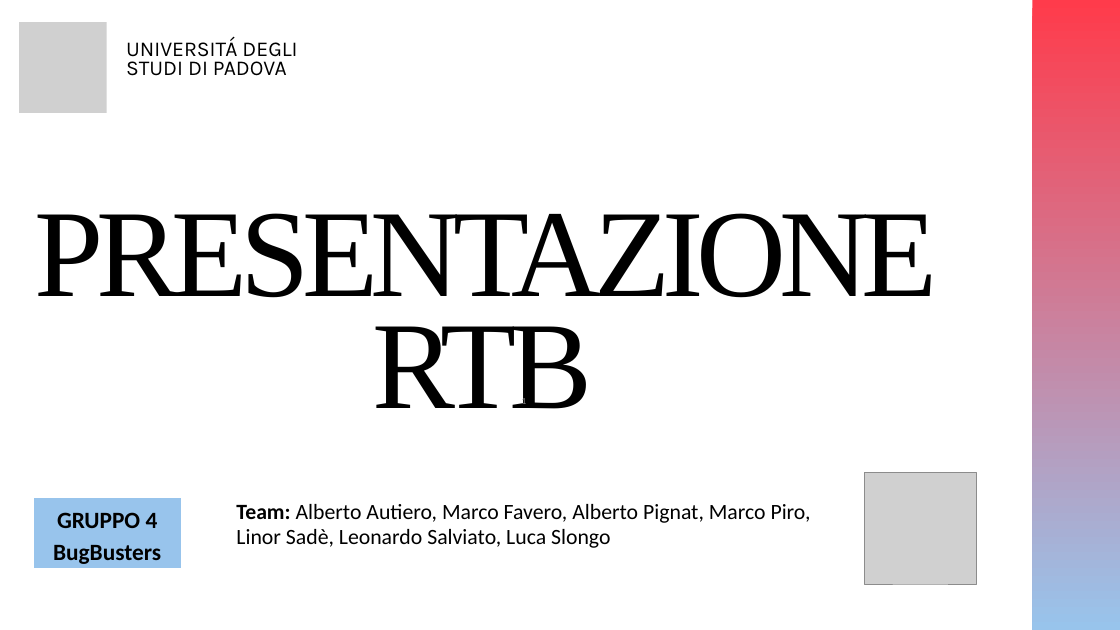
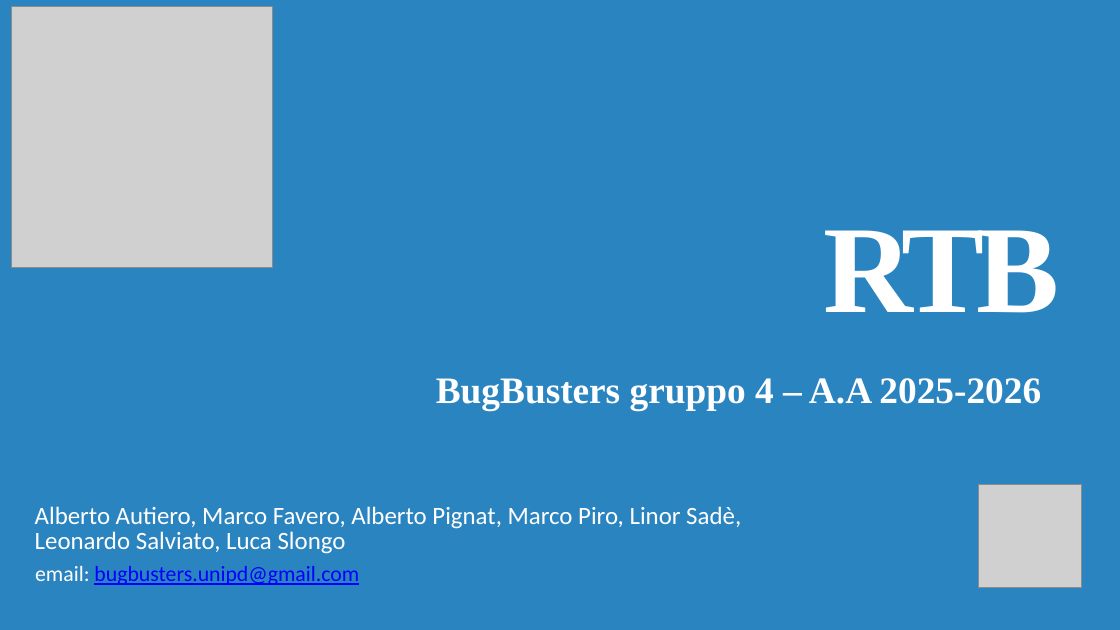
Before and after one commit to BugBustersUnipd/DocumentazioneSWE, a slide deck: slide 1 of RTB/PRESENTAZIONE RTB/Presentazione RTB.pptx. Drawn at 1120x630 pixels with LibreOffice and Linux fonts; fonts in the diff are those of the drawing; grey boxes stand for pictures. Boxes give left, top, right and bottom in pixels: in the first picture for what was removed or moved away, otherwise in the second. Text is boxed around its words. In the diff, an @@ line names an element or a change of style, - is before the commit and + after.

```diff
--- a/RTB/PRESENTAZIONE RTB/Presentazione RTB.pptx
+++ b/RTB/PRESENTAZIONE RTB/Presentazione RTB.pptx
@@ background #FFFFFF to #2A84C0 @@
@@ picture: place and size @@
-picture at (865,472,977,584)
+picture at (11,6,272,267)
@@ picture removed at (19,22,107,113) @@
@@ freeform shape removed at (1032,0,1120,630) @@
@@ text removed at (126,37,297,76) @@
-UNIVERSITÁ DEGLI STUDI DI PADOVA
@@ text at (823,230,1059,313): text changed; text colour #000000 to #FFFFFF; bold on @@
-PRESENTAZIONE RTB
+RTB
@@ text added at (436,378,1041,411), 48 pt, text #FFFFFF, bold @@
+BugBusters gruppo 4 – A.A 2025-2026
@@ page number removed at (522,396,527,404) @@
-1
@@ freeform shape removed at (34,498,181,568) @@
@@ text at (35,506,741,554): text changed; size 28 to 32 pt; text colour #000000 to #FFFFFF @@
-Team: Alberto Autiero, Marco Favero, Alberto Pignat, Marco Piro, Linor Sadè, Leonardo Salviato, Luca Slongo
+Alberto Autiero, Marco Favero, Alberto Pignat, Marco Piro, Linor Sadè, Leonardo Salviato, Luca Slongo
@@ picture added at (979,485,1081,587) @@
@@ text removed at (53,512,161,564) @@
-GRUPPO 4
-BugBusters
@@ text added at (35,566,359,585), 28 pt, text #0000FF, underline @@
+email: bugbusters.unipd@gmail.com
```
Also in this commit, not shown: 4 other slides changed, 7 slides added, 4 slides removed, 1 other file.
